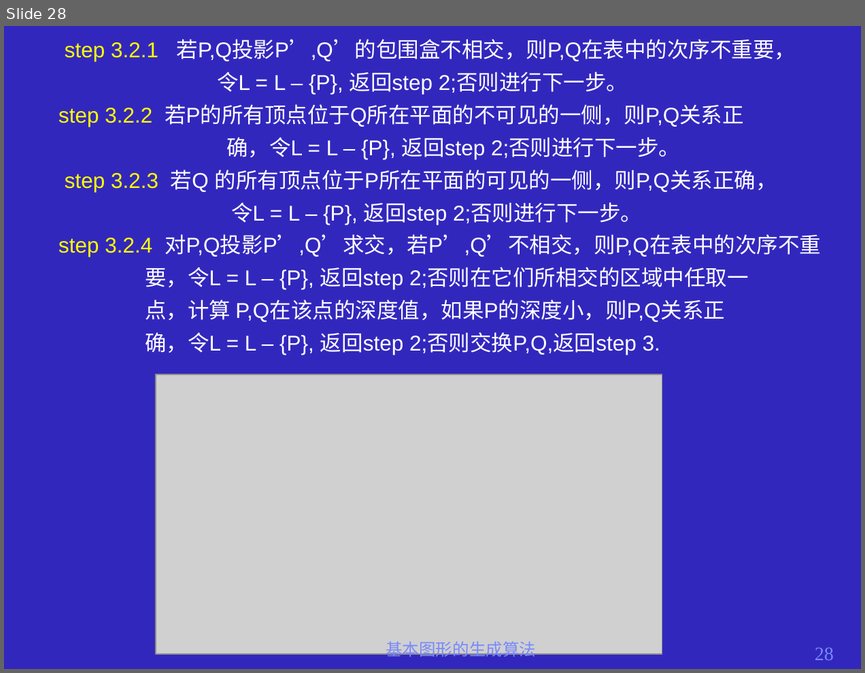
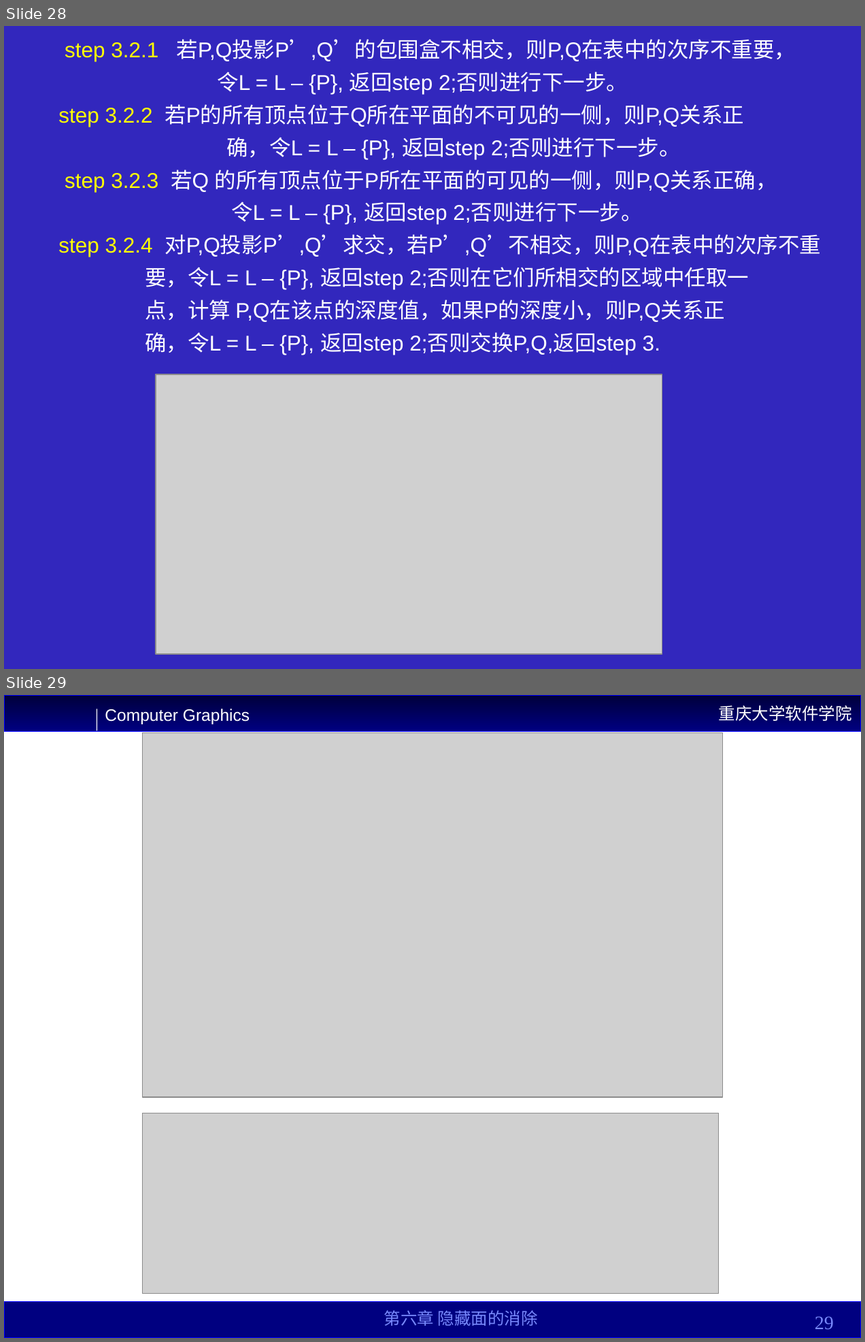
Before and after one commit to YYYYWD/Common, a slide deck: 大三上课件/计算机图形学/第六章.ppt. Shown one above the other, each under a label of ours: slide 28 before the commit, slides 28 and 29 after it. The pictures are 865x673 and 865x1342 pixels, drawn with LibreOffice and Linux fonts; fonts in the diff are those of the drawing; grey boxes stand for pictures. Boxes give left, top, right and bottom in pixels: in the first picture for what was removed or moved away, otherwise in the second. Text is boxed around its words. In the diff, an @@ line names an element or a change of style, - is before the commit and + after.

```diff
--- a/大三上课件/计算机图形学/第六章.ppt
+++ b/大三上课件/计算机图形学/第六章.ppt
@@ slide 29 added at (4, 695, 861, 1338), background #FFFFFF @@
@@ rectangle added at (4, 695, 861, 731), fill gradient #00003B to #000080, outline #0000FF 0.26 pt, 14 pt, text #FFFFFF @@
+重庆大学软件学院
@@ line added from (96, 709) to (96, 731), #FFFFFF 0.74 pt @@
@@ text added at (105, 709, 249, 724), 14 pt, text #FFFFFF @@
+Computer Graphics
@@ picture added at (142, 732, 722, 1097) @@
@@ picture added at (142, 1113, 719, 1293) @@
@@ rectangle added at (4, 1302, 861, 1338), fill #000080, outline #0000FF 0.26 pt @@
@@ text added at (384, 1310, 538, 1325), 14 pt, text #7889FB @@
+第六章 隐藏面的消除
@@ page number added at (815, 1316, 834, 1329), 16 pt, text #7889FB @@
+29
@@ slide 28 changed as well @@
@@ text removed at (385, 641, 536, 659) @@
-基本图形的生成算法
@@ page number removed at (815, 647, 834, 660) @@
-28
```
Also in this commit, not shown: 66 other slides changed, 1 other slide added, 2 slides removed, 51 other files.
